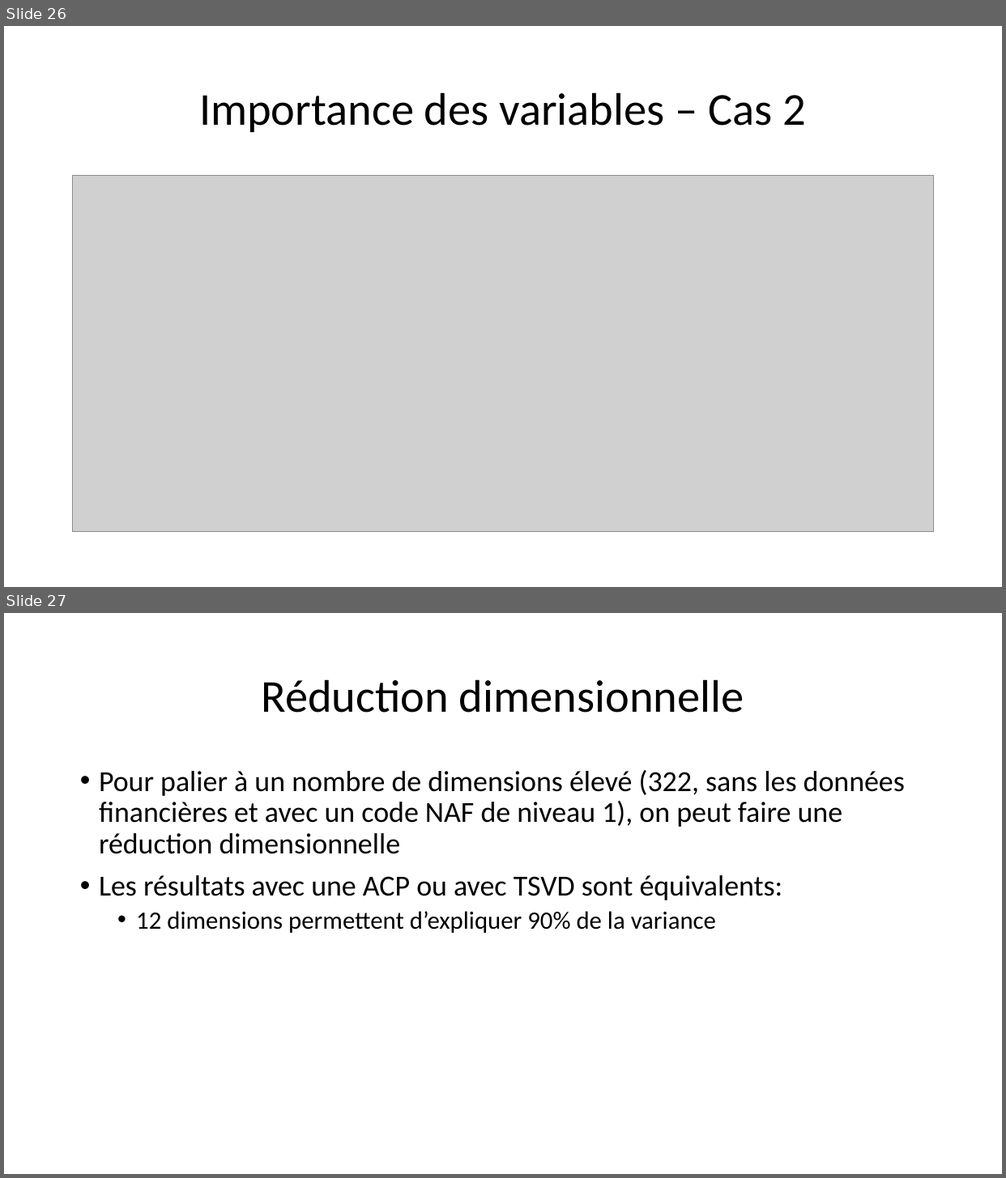
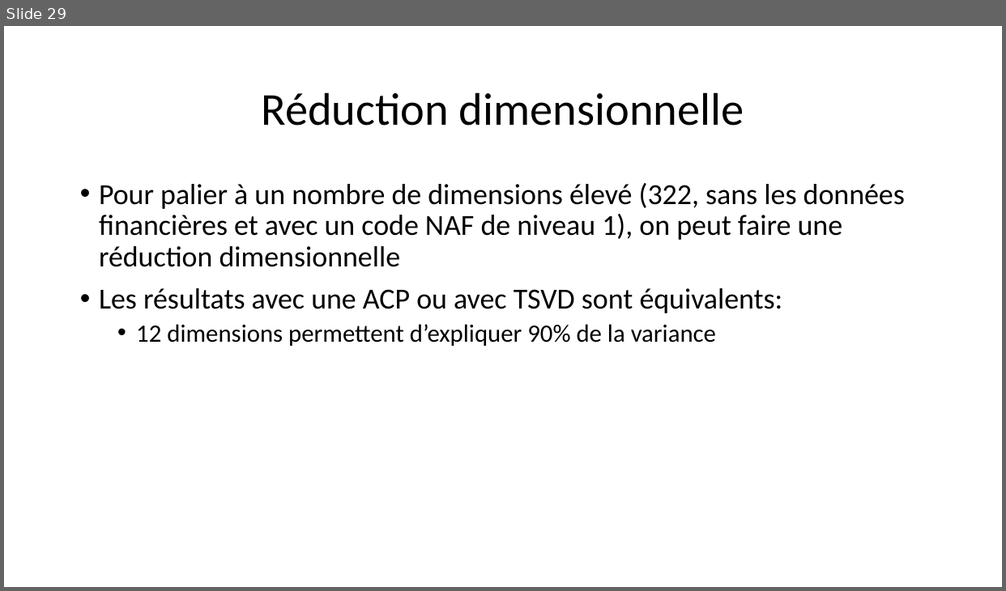
Before and after one commit to morganscao/Projet8, a slide deck: Rapport/P8 - Présentation.pptx. Shown one above the other, each under a label of ours: slides 26 and 27 before the commit, slide 29 after it. The pictures are 1006x1178 and 1006x591 pixels, drawn with LibreOffice and Linux fonts; fonts in the diff are those of the drawing; grey boxes stand for pictures. Boxes give left, top, right and bottom in pixels: in the first picture for what was removed or moved away, otherwise in the second. Text is boxed around its words. In the diff, an @@ line names an element or a change of style, - is before the commit and + after.

```diff
--- a/Rapport/P8 - Présentation.pptx
+++ b/Rapport/P8 - Présentation.pptx
@@ slide 26 removed at <box>4,26,1002,587</box>, background #FFFFFF @@
@@ title removed at <box>199,92,806,132</box> @@
-Importance des variables – Cas 2
@@ picture removed at <box>73,176,934,532</box> @@
@@ what was slide 27 is now slide 29 @@
```
Also in this commit, not shown: 14 slides changed, 5 slides added, 3 other slides removed.
